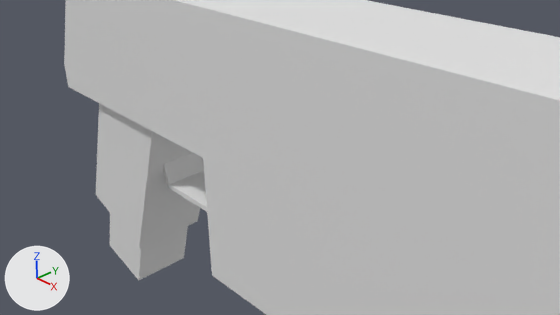
The Blender file ChicknDestroy/desing/objectes/armes/activa/pistola.blend: old version first, new version second.
Camera for both pictures: the file's camera 'Camera'. Every picture has the same lights, and +X, +Y and +Z are marked at lower left. Materials are left out; every surface is plain grey.
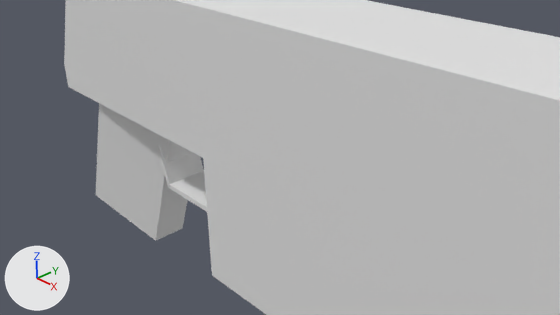
Pixel boxes [x1, y1, x2, y2] of what changed, in the pictures (560 x 315 px; the box of a moved part takes in the faces that stretch with it):
'Cube.002', reshaped (10% narrower): before [96, 103, 204, 248]; after [96, 103, 193, 241]
'Cube.003', deleted: before [109, 213, 188, 280]
part 1 of me_cube_003, moved or reshaped: before [96, 111, 204, 280]; after [96, 111, 187, 241]

Edits to the bpy script that builds the scene:
```text
Change me_cube_003:
    where me_cube_003.from_pydata(...)  # 12 vertices, 10 faces; spans x -1.0..1.0, y -1.0..1.0, z -1.0..1.0
    used by ob_cube_002; location = (-3.33, -0.25, -0.53); rotation_euler = (0.0, 0.341, 0.0), in degrees (0, 20, 0); scale = (0.96, 0.809, 1.81)
    before: 2 (1.0, 1.0, -1.0) at pixel (197, 221), 3 (1.0, -1.0, -1.0) at pixel (139, 248), 6 (1.0, 1.0, 1.0), 7 (1.0, -1.0, 1.0), 10 (1.0, 1.0, -1.0) at pixel (197, 221)
    before: 11 (1.0, -1.0, -1.0) at pixel (139, 248)
    me_cube_003 part 1
    add for i in [2, 6, 10]: me_cube_003.vertices[i].co += Vector((0.0, -0.54, 0.0))
    add for i in [3, 7, 11]: me_cube_003.vertices[i].co += Vector((0.0, 0.54, 0.0))
    me_cube_003.vertices[8].co: (-1.0, -1.0, -1.0) -> (-1.0, -1.01, -1.0)  # pixel (95, 194)
Remove ob_cube_003:
    ob_cube_003 = bpy.data.objects.new('Cube.003', me_cube_003)
    ob_cube_003.location = (-3.98, -0.25, -2.84)
    ob_cube_003.rotation_euler = (0.0, 0.283, 0.0)  # degrees (0, 16, 0)
    ob_cube_003.scale = (0.678, 0.658, 0.833)
```
